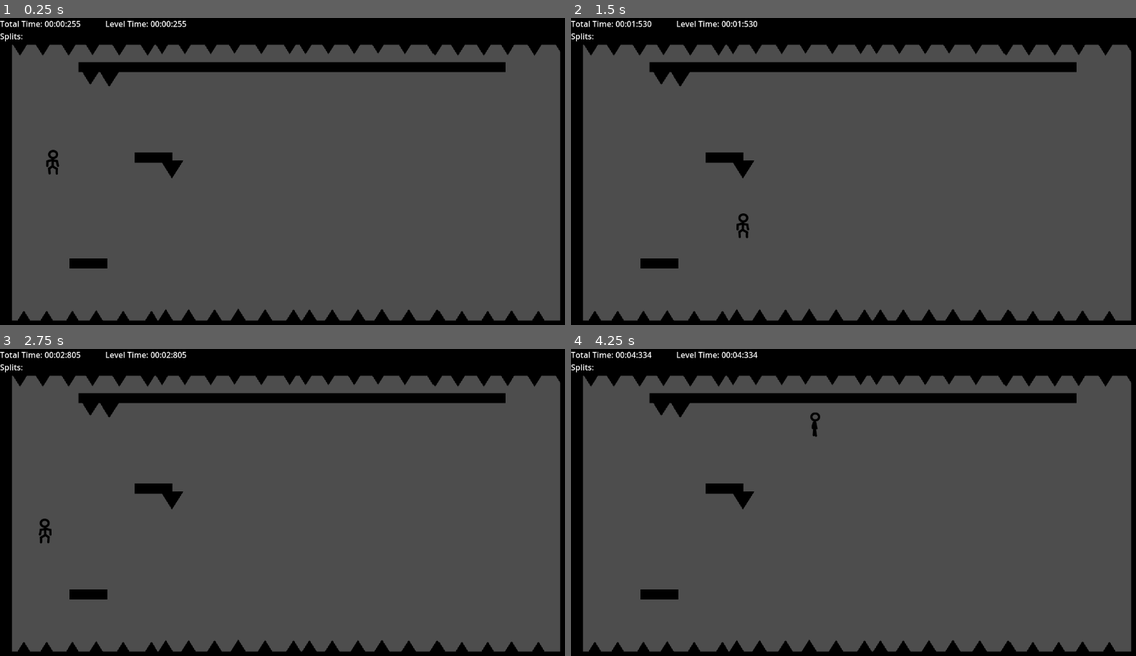
Above: before the commit, frames 1-4 (two rows, left to right).
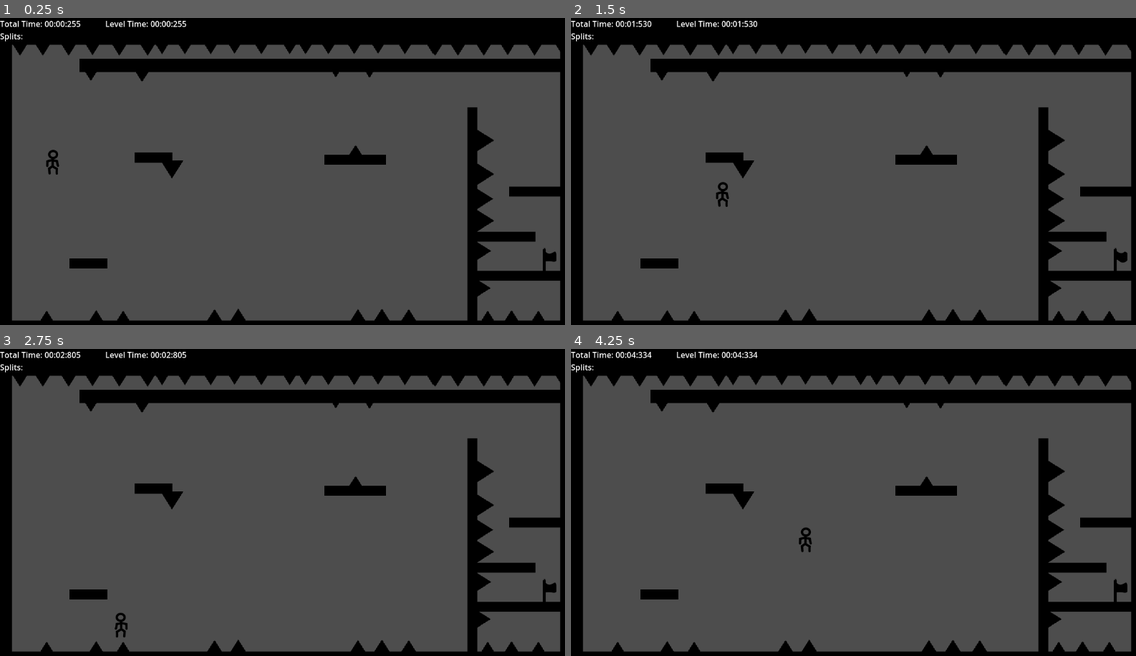
Above: after the commit, the same moments.

Repository: KarumGhag/Mr-Stickyhead-remastered-remake
Game: Godot game, scene res://scences/levels/level_9.tscn
Same seed, same stepped clock (60 frames per second), same inputs: the game is played once before the commit and once after it. This scene is started directly instead of the project's main scene.
Inputs:
- Up to frame 1 (0.25 s): no input
- Up to frame 2 (1.5 s): tap Enter at 0.5 s; hold Ctrl 0.53-1.28 s; hold D (right) from 0.53 s (still down); tap W (jump) at 0.77 s; tap Ctrl at 1.35 s
- Up to frame 3 (2.75 s): tap W (jump) at 1.52 s; release D (right) at 2.03 s; hold A (left) from 2.03 s (still down); hold Ctrl from 2.03 s (still down)
- Up to frame 4 (4.25 s): release A (left) at 2.78 s; release Ctrl at 2.78 s; hold D (right) from 2.78 s (still down); tap Ctrl at 2.85 s; tap W (jump) at 3.02, 3.77 s; hold Ctrl from 3.53 s (still down)

The runs differ from the first frame. In frame 1, 5.4% of the frame differs, in the area x 3-100%, y 13-99%; in frame 2, 5.6%; in frame 3, 5.6%; in frame 4, 5.6%.

Commit message:
more levels

Diff:
--- /dev/null
+++ b/scences/levels/level_10.tscn
@@ -0,0 +1,174 @@
+[gd_scene load_steps=7 format=3 uid="uid://c8miwkaquyuqv"]
+
+[ext_resource type="PackedScene" uid="uid://0uetm0qvivg1" path="res://scences/spawn_point.tscn" id="1_k6hjd"]
+[ext_resource type="PackedScene" uid="uid://cw1ck5107083a" path="res://scences/player.tscn" id="2_63njc"]
+[ext_resource type="PackedScene" uid="uid://bxaiavlxnib70" path="res://scences/objects/flag.tscn" id="3_sqdpg"]
+[ext_resource type="PackedScene" uid="uid://cbqhhnvy7d76v" path="res://scences/levels/level_creator.tscn" id="4_qk15v"]
+[ext_resource type="PackedScene" uid="uid://iw3e4f4utkm2" path="res://scences/objects/bounce_pad.tscn" id="5_lejge"]
+[ext_resource type="PackedScene" uid="uid://h48gs52i84ga" path="res://scences/objects/spikes.tscn" id="6_bvyjs"]
+
+[node name="level_10" type="Node2D"]
+
+[node name="SpawnPoint" parent="." instance=ExtResource("1_k6hjd")]
+position = Vector2(78, 540)
+
+[node name="Player" parent="." instance=ExtResource("2_63njc")]
+position = Vector2(46, 571)
+
+[node name="Flag" parent="." instance=ExtResource("3_sqdpg")]
+position = Vector2(84, 77)
+rotation = 3.14159
+
+[node name="Walls" type="Node" parent="."]
+
+[node name="LevelCreator" parent="Walls" instance=ExtResource("4_qk15v")]
+position = Vector2(572.5, 633.551)
+scale = Vector2(61.1842, 2.5)
+
+[node name="LevelCreator2" parent="Walls" instance=ExtResource("4_qk15v")]
+position = Vector2(570.75, 16.0256)
+scale = Vector2(61.1842, 3.9973)
+
+[node name="LevelCreator3" parent="Walls" instance=ExtResource("4_qk15v")]
+position = Vector2(0.749985, 317.788)
+rotation = 1.5708
+scale = Vector2(35.7571, 2.5)
+
+[node name="LevelCreator4" parent="Walls" instance=ExtResource("4_qk15v")]
+position = Vector2(1151.75, 317.695)
+rotation = 1.5708
+scale = Vector2(35.7573, 2.5)
+
+[node name="Floor" type="Node" parent="."]
+
+[node name="LevelCreator5" parent="Floor" instance=ExtResource("4_qk15v")]
+position = Vector2(381.969, 307)
+scale = Vector2(38.9507, 2.5)
+
+[node name="Bounces" type="Node" parent="."]
+
+[node name="bounce pad" parent="Bounces" instance=ExtResource("5_lejge")]
+position = Vector2(895, 587)
+
+[node name="Spikes" type="Node" parent="."]
+
+[node name="Spikes" parent="Spikes" instance=ExtResource("6_bvyjs")]
+position = Vector2(173, 598)
+
+[node name="Spikes17" parent="Spikes" instance=ExtResource("6_bvyjs")]
+position = Vector2(137, 600)
+
+[node name="Spikes2" parent="Spikes" instance=ExtResource("6_bvyjs")]
+position = Vector2(207, 595)
+
+[node name="Spikes3" parent="Spikes" instance=ExtResource("6_bvyjs")]
+position = Vector2(246, 594)
+
+[node name="Spikes4" parent="Spikes" instance=ExtResource("6_bvyjs")]
+position = Vector2(281, 597)
+
+[node name="Spikes7" parent="Spikes" instance=ExtResource("6_bvyjs")]
+position = Vector2(439, 594)
+
+[node name="Spikes8" parent="Spikes" instance=ExtResource("6_bvyjs")]
+position = Vector2(474, 597)
+
+[node name="Spikes9" parent="Spikes" instance=ExtResource("6_bvyjs")]
+position = Vector2(515, 594)
+
+[node name="Spikes10" parent="Spikes" instance=ExtResource("6_bvyjs")]
+position = Vector2(550, 597)
+
+[node name="Spikes11" parent="Spikes" instance=ExtResource("6_bvyjs")]
+position = Vector2(655, 594)
+
+[node name="Spikes12" parent="Spikes" instance=ExtResource("6_bvyjs")]
+position = Vector2(690, 597)
+
+[node name="Spikes13" parent="Spikes" instance=ExtResource("6_bvyjs")]
+position = Vector2(727, 594)
+
+[node name="Spikes14" parent="Spikes" instance=ExtResource("6_bvyjs")]
+position = Vector2(762, 597)
+
+[node name="Spikes15" parent="Spikes" instance=ExtResource("6_bvyjs")]
+position = Vector2(796, 602)
+
+[node name="Spikes16" parent="Spikes" instance=ExtResource("6_bvyjs")]
+position = Vector2(831, 605)
+
+[node name="Spikes24" parent="Spikes" instance=ExtResource("6_bvyjs")]
+position = Vector2(465, 271)
+
+[node name="Spikes25" parent="Spikes" instance=ExtResource("6_bvyjs")]
+position = Vector2(500, 274)
+
+[node name="Spikes26" parent="Spikes" instance=ExtResource("6_bvyjs")]
+position = Vector2(537, 271)
+
+[node name="Spikes27" parent="Spikes" instance=ExtResource("6_bvyjs")]
+position = Vector2(572, 274)
+
+[node name="Spikes28" parent="Spikes" instance=ExtResource("6_bvyjs")]
+position = Vector2(606, 279)
+
+[node name="Spikes29" parent="Spikes" instance=ExtResource("6_bvyjs")]
+position = Vector2(641, 282)
+
+[node name="Spikes30" parent="Spikes" instance=ExtResource("6_bvyjs")]
+position = Vector2(43, 270)
+
+[node name="Spikes31" parent="Spikes" instance=ExtResource("6_bvyjs")]
+position = Vector2(78, 273)
+
+[node name="Spikes32" parent="Spikes" instance=ExtResource("6_bvyjs")]
+position = Vector2(115, 270)
+
+[node name="Spikes33" parent="Spikes" instance=ExtResource("6_bvyjs")]
+position = Vector2(150, 273)
+
+[node name="Spikes34" parent="Spikes" instance=ExtResource("6_bvyjs")]
+position = Vector2(184, 278)
+
+[node name="Spikes35" parent="Spikes" instance=ExtResource("6_bvyjs")]
+position = Vector2(219, 281)
+
+[node name="Spikes18" parent="Spikes" instance=ExtResource("6_bvyjs")]
+position = Vector2(828, 59)
+rotation = 3.14159
+
+[node name="Spikes19" parent="Spikes" instance=ExtResource("6_bvyjs")]
+position = Vector2(863, 62)
+rotation = 3.14159
+
+[node name="Spikes20" parent="Spikes" instance=ExtResource("6_bvyjs")]
+position = Vector2(900, 59)
+rotation = 3.14159
+
+[node name="Spikes21" parent="Spikes" instance=ExtResource("6_bvyjs")]
+position = Vector2(935, 62)
+rotation = 3.14159
+
+[node name="Spikes22" parent="Spikes" instance=ExtResource("6_bvyjs")]
+position = Vector2(969, 67)
+rotation = 3.14159
+
+[node name="Spikes23" parent="Spikes" instance=ExtResource("6_bvyjs")]
+position = Vector2(1004, 70)
+rotation = 3.14159
+
+[node name="Spikes36" parent="Spikes" instance=ExtResource("6_bvyjs")]
+position = Vector2(278, 47)
+rotation = 3.14159
+
+[node name="Spikes37" parent="Spikes" instance=ExtResource("6_bvyjs")]
+position = Vector2(313, 50)
+rotation = 3.14159
+
+[node name="Spikes38" parent="Spikes" instance=ExtResource("6_bvyjs")]
+position = Vector2(350, 47)
+rotation = 3.14159
+
+[node name="Spikes39" parent="Spikes" instance=ExtResource("6_bvyjs")]
+position = Vector2(385, 50)
+rotation = 3.14159
--- /dev/null
+++ b/scences/levels/level_11.tscn
@@ -0,0 +1,175 @@
+[gd_scene load_steps=7 format=3 uid="uid://ccmoypaxlhqi0"]
+
+[ext_resource type="PackedScene" uid="uid://0uetm0qvivg1" path="res://scences/spawn_point.tscn" id="1_6atun"]
+[ext_resource type="PackedScene" uid="uid://cw1ck5107083a" path="res://scences/player.tscn" id="2_ocsvm"]
+[ext_resource type="PackedScene" uid="uid://bxaiavlxnib70" path="res://scences/objects/flag.tscn" id="3_deggo"]
+[ext_resource type="PackedScene" uid="uid://cbqhhnvy7d76v" path="res://scences/levels/level_creator.tscn" id="4_nxwcm"]
+[ext_resource type="PackedScene" uid="uid://iw3e4f4utkm2" path="res://scences/objects/bounce_pad.tscn" id="5_nuxk7"]
+[ext_resource type="PackedScene" uid="uid://h48gs52i84ga" path="res://scences/objects/spikes.tscn" id="6_2jyic"]
+
+[node name="level_11" type="Node2D"]
+
+[node name="SpawnPoint" parent="." instance=ExtResource("1_6atun")]
+position = Vector2(78, 540)
+
+[node name="Player" parent="." instance=ExtResource("2_ocsvm")]
+position = Vector2(46, 571)
+
+[node name="Flag" parent="." instance=ExtResource("3_deggo")]
+position = Vector2(1073, 102)
+
+[node name="Walls" type="Node" parent="."]
+
+[node name="LevelCreator" parent="Walls" instance=ExtResource("4_nxwcm")]
+position = Vector2(572.5, 633.551)
+scale = Vector2(61.1842, 2.5)
+
+[node name="LevelCreator2" parent="Walls" instance=ExtResource("4_nxwcm")]
+position = Vector2(570.75, 16.0256)
+scale = Vector2(61.1842, 3.9973)
+
+[node name="LevelCreator3" parent="Walls" instance=ExtResource("4_nxwcm")]
+position = Vector2(0.749985, 317.788)
+rotation = 1.5708
+scale = Vector2(35.7571, 2.5)
+
+[node name="LevelCreator4" parent="Walls" instance=ExtResource("4_nxwcm")]
+position = Vector2(1151.75, 317.695)
+rotation = 1.5708
+scale = Vector2(35.7573, 2.5)
+
+[node name="Floor" type="Node" parent="."]
+
+[node name="LevelCreator5" parent="Floor" instance=ExtResource("4_nxwcm")]
+position = Vector2(323, 382.703)
+rotation = 1.57079
+scale = Vector2(25.301, 2.5)
+
+[node name="LevelCreator6" parent="Floor" instance=ExtResource("4_nxwcm")]
+position = Vector2(1080, 139)
+scale = Vector2(9.81744, 1.51316)
+
+[node name="LevelCreator7" parent="Floor" instance=ExtResource("4_nxwcm")]
+position = Vector2(437, 157)
+scale = Vector2(9.81744, 1.51316)
+
+[node name="LevelCreator8" parent="Floor" instance=ExtResource("4_nxwcm")]
+position = Vector2(673, 154)
+scale = Vector2(9.81744, 1.51316)
+
+[node name="LevelCreator10" parent="Floor" instance=ExtResource("4_nxwcm")]
+position = Vector2(499.367, 286)
+scale = Vector2(18.0666, 1.51316)
+
+[node name="LevelCreator13" parent="Floor" instance=ExtResource("4_nxwcm")]
+position = Vector2(606.125, 388)
+scale = Vector2(15.3816, 1.51316)
+
+[node name="LevelCreator14" parent="Floor" instance=ExtResource("4_nxwcm")]
+position = Vector2(519.438, 490)
+scale = Vector2(18.5855, 1.51316)
+
+[node name="LevelCreator15" parent="Floor" instance=ExtResource("4_nxwcm")]
+position = Vector2(862, 459.188)
+scale = Vector2(0.894736, 0.86184)
+
+[node name="LevelCreator12" parent="Floor" instance=ExtResource("4_nxwcm")]
+position = Vector2(905, 382)
+scale = Vector2(7.05263, 1.51316)
+
+[node name="LevelCreator11" parent="Floor" instance=ExtResource("4_nxwcm")]
+position = Vector2(762, 266.581)
+rotation = 1.57079
+scale = Vector2(27.7594, 1.51316)
+
+[node name="LevelCreator9" parent="Floor" instance=ExtResource("4_nxwcm")]
+position = Vector2(963.808, 363.466)
+rotation = 1.57079
+scale = Vector2(26.8158, 2.48083)
+
+[node name="Bounces" type="Node" parent="."]
+
+[node name="bounce pad" parent="Bounces" instance=ExtResource("5_nuxk7")]
+position = Vector2(232, 588)
+
+[node name="bounce pad2" parent="Bounces" instance=ExtResource("5_nuxk7")]
+position = Vector2(891, 349)
+
+[node name="Spikes" type="Node" parent="."]
+
+[node name="Spikes" parent="Spikes" instance=ExtResource("6_2jyic")]
+position = Vector2(727, 612)
+
+[node name="Spikes13" parent="Spikes" instance=ExtResource("6_2jyic")]
+position = Vector2(863, 434)
+
+[node name="Spikes14" parent="Spikes" instance=ExtResource("6_2jyic")]
+position = Vector2(943, 265)
+rotation = -1.57079
+
+[node name="Spikes15" parent="Spikes" instance=ExtResource("6_2jyic")]
+position = Vector2(943, 234)
+rotation = -1.57079
+
+[node name="Spikes16" parent="Spikes" instance=ExtResource("6_2jyic")]
+position = Vector2(944, 202)
+rotation = -1.57079
+
+[node name="Spikes17" parent="Spikes" instance=ExtResource("6_2jyic")]
+position = Vector2(948, 183)
+rotation = -1.57079
+
+[node name="Spikes18" parent="Spikes" instance=ExtResource("6_2jyic")]
+position = Vector2(948, 152)
+rotation = -1.57079
+
+[node name="Spikes19" parent="Spikes" instance=ExtResource("6_2jyic")]
+position = Vector2(947, 137)
+rotation = -1.57079
+
+[node name="Spikes20" parent="Spikes" instance=ExtResource("6_2jyic")]
+position = Vector2(964, 104)
+
+[node name="Spikes2" parent="Spikes" instance=ExtResource("6_2jyic")]
+position = Vector2(174, 59)
+rotation = -3.14159
+
+[node name="Spikes3" parent="Spikes" instance=ExtResource("6_2jyic")]
+position = Vector2(211, 62)
+rotation = -3.14159
+
+[node name="Spikes4" parent="Spikes" instance=ExtResource("6_2jyic")]
+position = Vector2(246, 66)
+rotation = -3.14159
+
+[node name="Spikes5" parent="Spikes" instance=ExtResource("6_2jyic")]
+position = Vector2(428, 132)
+rotation = -6.28318
+
+[node name="Spikes6" parent="Spikes" instance=ExtResource("6_2jyic")]
+position = Vector2(465, 135)
+rotation = -6.28318
+
+[node name="Spikes7" parent="Spikes" instance=ExtResource("6_2jyic")]
+position = Vector2(500, 133)
+rotation = -6.28318
+
+[node name="Spikes8" parent="Spikes" instance=ExtResource("6_2jyic")]
+position = Vector2(606, 124)
+rotation = -6.28318
+
+[node name="Spikes9" parent="Spikes" instance=ExtResource("6_2jyic")]
+position = Vector2(643, 127)
+rotation = -6.28318
+
+[node name="Spikes10" parent="Spikes" instance=ExtResource("6_2jyic")]
+position = Vector2(678, 125)
+rotation = -6.28318
+
+[node name="Spikes11" parent="Spikes" instance=ExtResource("6_2jyic")]
+position = Vector2(655, 479)
+rotation = -6.28318
+
+[node name="Spikes12" parent="Spikes" instance=ExtResource("6_2jyic")]
+position = Vector2(581, 396)
+rotation = -3.14159
--- a/scences/levels/level_9.tscn
+++ b/scences/levels/level_9.tscn
@@ -1,10 +1,9 @@
-[gd_scene load_steps=7 format=3 uid="uid://cnqao1uqxjqy"]
+[gd_scene load_steps=6 format=3 uid="uid://cnqao1uqxjqy"]
 
 [ext_resource type="PackedScene" uid="uid://0uetm0qvivg1" path="res://scences/spawn_point.tscn" id="1_6dbti"]
 [ext_resource type="PackedScene" uid="uid://cw1ck5107083a" path="res://scences/player.tscn" id="2_pyatv"]
 [ext_resource type="PackedScene" uid="uid://bxaiavlxnib70" path="res://scences/objects/flag.tscn" id="3_gl5c7"]
 [ext_resource type="PackedScene" uid="uid://cbqhhnvy7d76v" path="res://scences/levels/level_creator.tscn" id="4_0vl5g"]
-[ext_resource type="PackedScene" uid="uid://iw3e4f4utkm2" path="res://scences/objects/bounce_pad.tscn" id="5_kf4wj"]
 [ext_resource type="PackedScene" uid="uid://h48gs52i84ga" path="res://scences/objects/spikes.tscn" id="6_k6obb"]
 
 [node name="level_9" type="Node2D"]
@@ -16,7 +15,7 @@
 position = Vector2(39, 514)
 
 [node name="Flag" parent="." instance=ExtResource("3_gl5c7")]
-position = Vector2(106, 777)
+position = Vector2(1107, 489)
 
 [node name="Walls" type="Node" parent="."]
 
@@ -48,38 +47,44 @@
 position = Vector2(309.063, 281.375)
 scale = Vector2(4.00659, 1.0921)
 
+[node name="LevelCreator8" parent="Floor" instance=ExtResource("4_0vl5g")]
+position = Vector2(714.969, 286)
+scale = Vector2(6.52961, 1.0921)
+
+[node name="LevelCreator9" parent="Floor" instance=ExtResource("4_0vl5g")]
+position = Vector2(951, 427)
+rotation = -1.57079
+scale = Vector2(25.9507, 1.0921)
+
 [node name="LevelCreator7" parent="Floor" instance=ExtResource("4_0vl5g")]
-position = Vector2(588, 99)
-scale = Vector2(45.2665, 1.0921)
+position = Vector2(654.5, 95.6875)
+scale = Vector2(52.0526, 1.44079)
+
+[node name="LevelCreator10" parent="Floor" instance=ExtResource("4_0vl5g")]
+position = Vector2(1061.25, 520)
+scale = Vector2(10.8684, 1.0921)
+
+[node name="LevelCreator11" parent="Floor" instance=ExtResource("4_0vl5g")]
+position = Vector2(1096.63, 350)
+scale = Vector2(7.53948, 1.0921)
+
+[node name="LevelCreator12" parent="Floor" instance=ExtResource("4_0vl5g")]
+position = Vector2(1013.84, 441)
+scale = Vector2(6.7533, 1.0921)
 
 [node name="Bounces" type="Node" parent="."]
 
-[node name="bounce pad" parent="Bounces" instance=ExtResource("5_kf4wj")]
-position = Vector2(294, 788)
-
 [node name="Spikes" type="Node" parent="."]
-
-[node name="Spikes" parent="Spikes" instance=ExtResource("6_k6obb")]
-position = Vector2(48, 608)
 
 [node name="Spikes2" parent="Spikes" instance=ExtResource("6_k6obb")]
 position = Vector2(94, 608)
 
-[node name="Spikes3" parent="Spikes" instance=ExtResource("6_k6obb")]
-position = Vector2(146, 608)
-
 [node name="Spikes4" parent="Spikes" instance=ExtResource("6_k6obb")]
 position = Vector2(194, 607)
 
 [node name="Spikes5" parent="Spikes" instance=ExtResource("6_k6obb")]
 position = Vector2(248, 608)
 
-[node name="Spikes6" parent="Spikes" instance=ExtResource("6_k6obb")]
-position = Vector2(305, 608)
-
-[node name="Spikes7" parent="Spikes" instance=ExtResource("6_k6obb")]
-position = Vector2(334, 605)
-
 [node name="Spikes25" parent="Spikes" instance=ExtResource("6_k6obb")]
 position = Vector2(346.063, 305.375)
 rotation = -3.14159
@@ -88,16 +93,25 @@
 position = Vector2(346.063, 305.375)
 rotation = -3.14159
 
+[node name="Spikes53" parent="Spikes" instance=ExtResource("6_k6obb")]
+position = Vector2(716, 274)
+rotation = -6.28318
+
+[node name="Spikes54" parent="Spikes" instance=ExtResource("6_k6obb")]
+position = Vector2(744, 103)
+rotation = -9.42476
+
+[node name="Spikes55" parent="Spikes" instance=ExtResource("6_k6obb")]
+position = Vector2(676, 102)
+rotation = -9.42476
+
 [node name="Spikes51" parent="Spikes" instance=ExtResource("6_k6obb")]
-position = Vector2(182, 117)
+position = Vector2(183, 109)
 rotation = -3.14159
 
 [node name="Spikes52" parent="Spikes" instance=ExtResource("6_k6obb")]
-position = Vector2(220, 121)
-rotation = -3.14159
-
-[node name="Spikes8" parent="Spikes" instance=ExtResource("6_k6obb")]
-position = Vector2(380, 605)
+position = Vector2(286, 111)
+rotation = -3.14159
 
 [node name="Spikes9" parent="Spikes" instance=ExtResource("6_k6obb")]
 position = Vector2(432, 605)
@@ -105,18 +119,6 @@
 [node name="Spikes10" parent="Spikes" instance=ExtResource("6_k6obb")]
 position = Vector2(480, 604)
 
-[node name="Spikes11" parent="Spikes" instance=ExtResource("6_k6obb")]
-position = Vector2(534, 605)
-
-[node name="Spikes12" parent="Spikes" instance=ExtResource("6_k6obb")]
-position = Vector2(591, 605)
-
-[node name="Spikes13" parent="Spikes" instance=ExtResource("6_k6obb")]
-position = Vector2(623, 605)
-
-[node name="Spikes14" parent="Spikes" instance=ExtResource("6_k6obb")]
-position = Vector2(669, 605)
-
 [node name="Spikes15" parent="Spikes" instance=ExtResource("6_k6obb")]
 position = Vector2(721, 605)
 
@@ -126,15 +128,6 @@
 [node name="Spikes17" parent="Spikes" instance=ExtResource("6_k6obb")]
 position = Vector2(823, 605)
 
-[node name="Spikes18" parent="Spikes" instance=ExtResource("6_k6obb")]
-position = Vector2(880, 605)
-
-[node name="Spikes19" parent="Spikes" instance=ExtResource("6_k6obb")]
-position = Vector2(884, 608)
-
-[node name="Spikes20" parent="Spikes" instance=ExtResource("6_k6obb")]
-position = Vector2(930, 608)
-
 [node name="Spikes21" parent="Spikes" instance=ExtResource("6_k6obb")]
 position = Vector2(982, 608)
 
@@ -147,6 +140,30 @@
 [node name="Spikes24" parent="Spikes" instance=ExtResource("6_k6obb")]
 position = Vector2(1141, 608)
 
+[node name="Spikes56" parent="Spikes" instance=ExtResource("6_k6obb")]
+position = Vector2(977, 247)
+rotation = 1.57079
+
+[node name="Spikes57" parent="Spikes" instance=ExtResource("6_k6obb")]
+position = Vector2(977, 315)
+rotation = 1.57079
+
+[node name="Spikes58" parent="Spikes" instance=ExtResource("6_k6obb")]
+position = Vector2(975, 365)
+rotation = 1.57079
+
+[node name="Spikes59" parent="Spikes" instance=ExtResource("6_k6obb")]
+position = Vector2(977, 409)
+rotation = 1.57079
+
+[node name="Spikes60" parent="Spikes" instance=ExtResource("6_k6obb")]
+position = Vector2(971, 470)
+rotation = 1.57079
+
+[node name="Spikes61" parent="Spikes" instance=ExtResource("6_k6obb")]
+position = Vector2(970, 545)
+rotation = 1.57079
+
 [node name="Spikes27" parent="Spikes" instance=ExtResource("6_k6obb")]
 position = Vector2(40, 58)
 rotation = 3.14159
